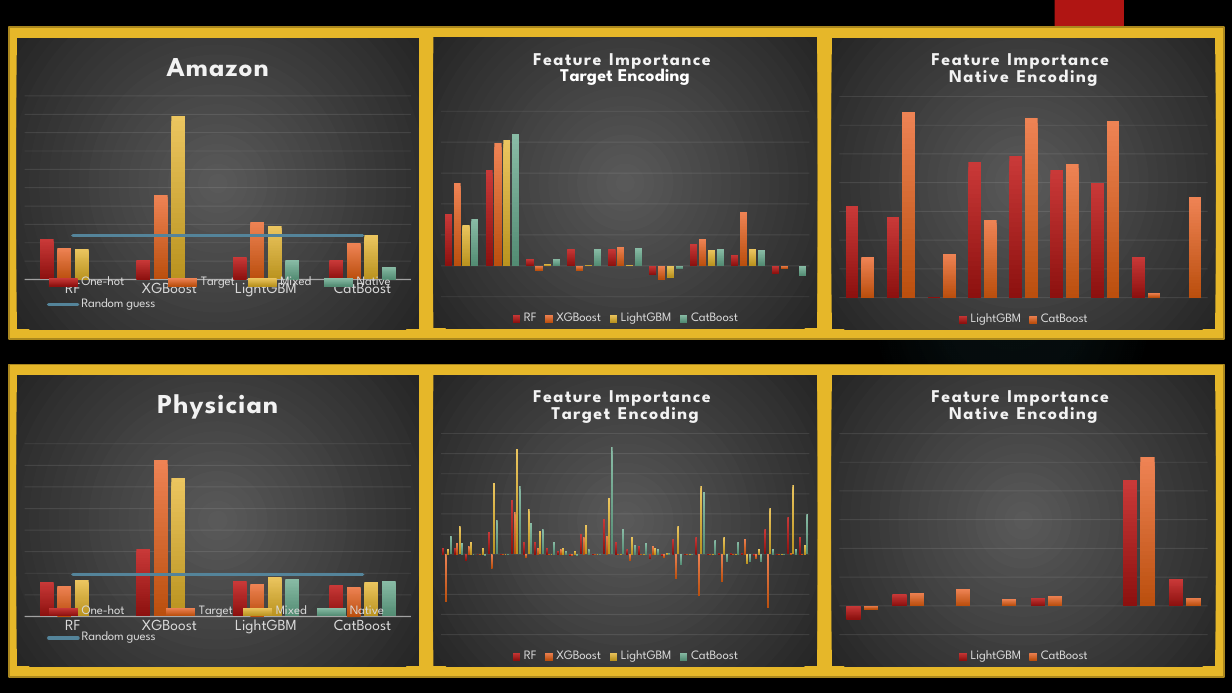
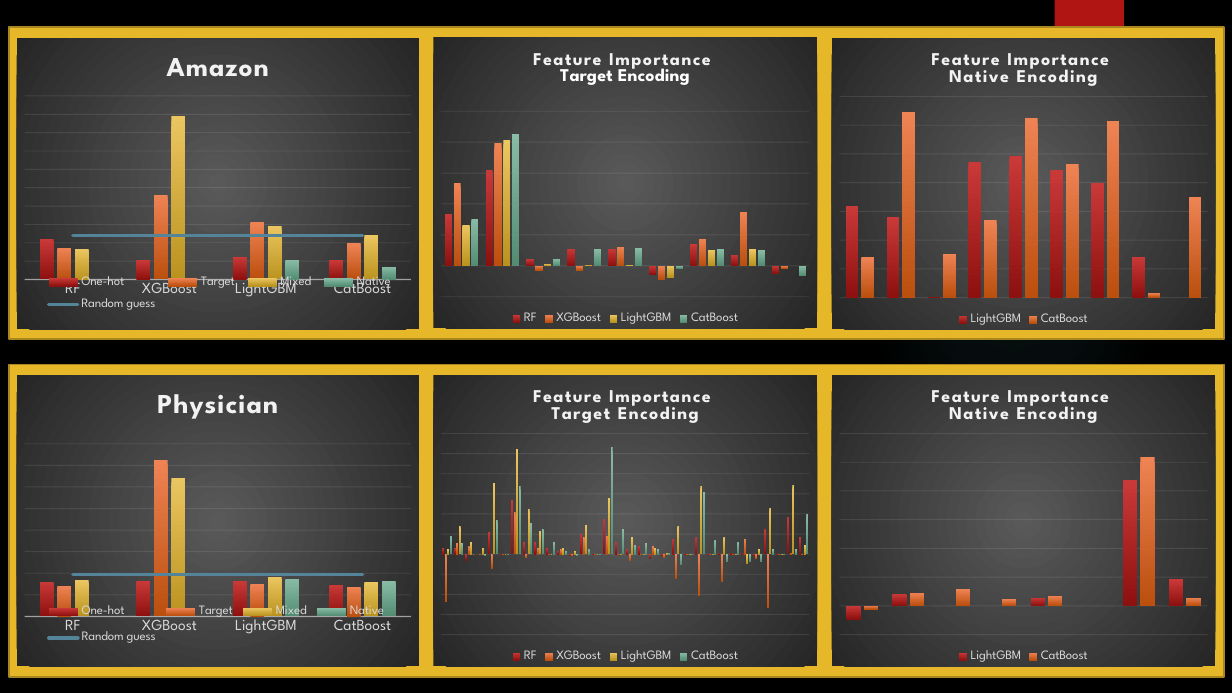
Before and after one commit to mohannishant6/MSc-Thesis, a slide deck: slide 24 of GBDT.pptx (slide 21 before the commit). Drawn at 1232x693 pixels with LibreOffice and Linux fonts; fonts in the diff are those of the drawing; background and template pictures are left out. Boxes give left, top, right and bottom in pixels: in the first picture for what was removed or moved away, otherwise in the second. Text is boxed around its words. In the diff, an @@ line names an element or a change of style, - is before the commit and + after.

```diff
--- a/GBDT.pptx
+++ b/GBDT.pptx
@@ column chart at box(17, 375, 419, 666) @@
@@ One-hot, XGBoost: 66 to 54 @@
```
Also in this commit, not shown: 18 other slides changed, 4 slides added, 1 other file.
